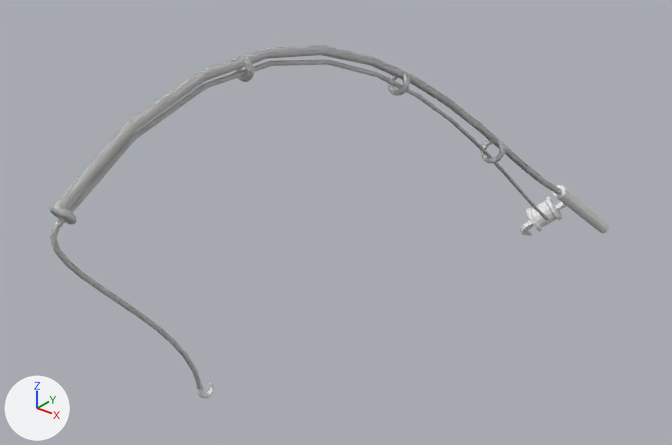
What one commit did to the OBJ model Assets/Models/caña.obj.
Rendered twice from a 50 mm lens placed at (1.18, -1.93, 1.02), pointed at (-0.22, -0.19, -0.06). The axes (+X, +Y, +Z) are drawn at lower left. The lights are the same throughout. Where no turn or scale is listed for an object, it has been applied to the vertices.

Script lines for the objects in view, before the commit:
```python
ob_béziercircle_001 = bpy.data.objects.new('BézierCircle.001', me_béziercircle_001)
ob_béziercircle_001.location = (0.0, 0.0, 0.0)
ob_béziercircle_002 = bpy.data.objects.new('BézierCircle.002', me_béziercircle_002)
ob_béziercircle_002.location = (0.0, 0.0, 0.0)
ob_béziercircle_006 = bpy.data.objects.new('BézierCircle.006', me_béziercircle_006)
ob_béziercircle_006.location = (0.0, 0.0, 0.0)
ob_béziercurve_001 = bpy.data.objects.new('BézierCurve.001', me_béziercurve_001)
ob_béziercurve_001.location = (0.0, 0.0, 0.0)
ob_béziercurve_002 = bpy.data.objects.new('BézierCurve.002', me_béziercurve_002)
ob_béziercurve_002.location = (0.0, 0.0, 0.0)
ob_béziercurve_003 = bpy.data.objects.new('BézierCurve.003', me_béziercurve_003)
ob_béziercurve_003.location = (0.0, 0.0, 0.0)
ob_béziercurve_005 = bpy.data.objects.new('BézierCurve.005', me_béziercurve_005)
ob_béziercurve_005.location = (0.0, 0.0, 0.0)
ob_cylinder_002 = bpy.data.objects.new('Cylinder.002', me_cylinder_002)
ob_cylinder_002.location = (0.0, 0.0, 0.0)
```
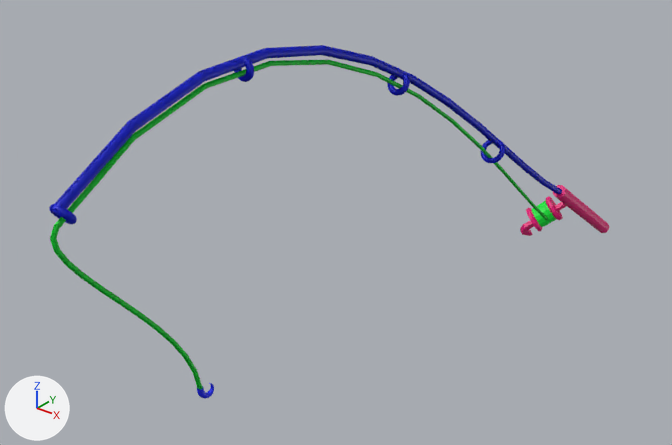
The newer file is also rescaled (x2.0) as a whole; pictures and numbers use the older file's frame.

The edits, one by one:
Material 'madera' (mat_madera) is new.
Its base color is (0.8, 0.0, 0.187) (pink #e70078).
Material 'cuerda' (mat_cuerda) is new.
Its base color is (0.0, 0.8, 0.0384) (green #00e737).
Material 'metal' (mat_metal) is new.
Its base color is (0.0, 0.00932, 0.8) (blue #0018e7).
me_béziercircle_001 has 576 vertices, 576 faces and spans x -0.0361..0.0361, y 0.2149..0.2616, z 0.0353..0.0978.
me_béziercircle_001 now uses material mat_metal (blue #0018e7).
me_béziercircle_002 has 576 vertices, 576 faces and spans x -0.0287..0.0287, y -0.249..-0.2159, z 0.3506..0.4039.
me_béziercircle_002 now uses material mat_metal (blue #0018e7).
me_béziercircle_006 has 576 vertices, 576 faces and spans x -0.0236..0.0236, y -1.1747..-1.1397, z 0.3669..0.407.
me_béziercircle_006 now uses material mat_metal (blue #0018e7).
me_béziercurve_001 has 156 vertices, 144 faces and spans x -0.01..0.01, y -1.17..0.73, z -0.24..0.55.
me_béziercurve_001 now uses material mat_metal (blue #0018e7).
me_béziercurve_002 has 156 vertices, 144 faces and spans x -0.005..0.01, y -1.187..-0.898, z -0.092..0.374.
me_béziercurve_002 now uses material mat_cuerda (green #00e737).
me_béziercurve_003 has 156 vertices, 144 faces and spans x -0.005..0.01, y -1.187..-0.898, z -0.092..0.374.
me_béziercurve_003 now uses material mat_cuerda (green #00e737).
me_béziercurve_005 has 156 vertices, 144 faces and spans x -0.05..0.01, y -1.17..0.74, z -0.35..0.53.
me_béziercurve_005 now uses material mat_cuerda (green #00e737).
me_cylinder_002 has 30 vertices, 17 faces and spans x -0.022..0.022, y 0.697..1.153, z -0.535..-0.202.
me_cylinder_002 now uses material mat_madera (pink #e70078).
me_cylinder_003 has 90 vertices, 77 faces and spans x -0.1288..-0.0027, y 0.6985..0.8178, z -0.4015..-0.2769.
me_cylinder_003 is used by ob_cylinder_003; location (0.0, 0.0, 0.0).
me_cylinder_003 part 1: 15 faces spanning x -0.112..-0.0206, y 0.7127..0.8027, z -0.3856..-0.2938 switch from no material to mat_cuerda (green #00e737).
me_cylinder_003 part 2: 62 faces spanning x -0.1288..-0.0027, y 0.6985..0.8178, z -0.4015..-0.2769 switch from no material to mat_madera (pink #e70078).

Where the change shows, as pixel boxes [x1, y1, x2, y2] in the pictures (672 x 445 px):
'BézierCurve.001', recoloured (grey to blue): [53, 45, 562, 209] in both
'BézierCurve.005', recoloured (grey to green): [54, 60, 549, 228] in both
'BézierCurve.002', recoloured (grey to green): [50, 225, 203, 390] in both
'BézierCurve.003', recoloured (grey to green): [50, 225, 203, 390] in both
'Cylinder.002', recoloured (grey to pink): [553, 185, 609, 233] in both
'BézierCircle.006', recoloured (grey to blue): [49, 204, 77, 224] in both
'BézierCircle.002', recoloured (grey to blue): [387, 72, 410, 96] in both
'BézierCircle.001', recoloured (grey to blue): [480, 140, 505, 163] in both
part 1 of me_cylinder_003, recoloured (white to green): [531, 201, 556, 227] in both
part 2 of me_cylinder_003, recoloured (white to pink): [526, 196, 563, 232] in both
'BézierCurve.004', unchanged, uncovered by the edit: after [54, 60, 549, 228]
